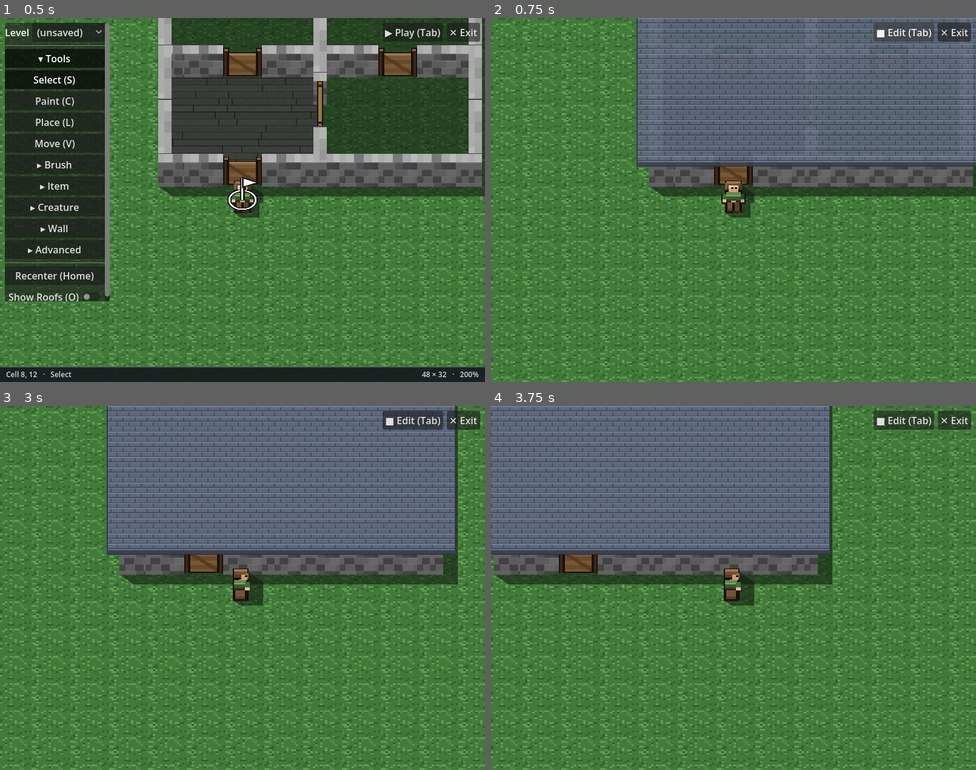
Above: before the commit, frames 1-4 (two rows, left to right).
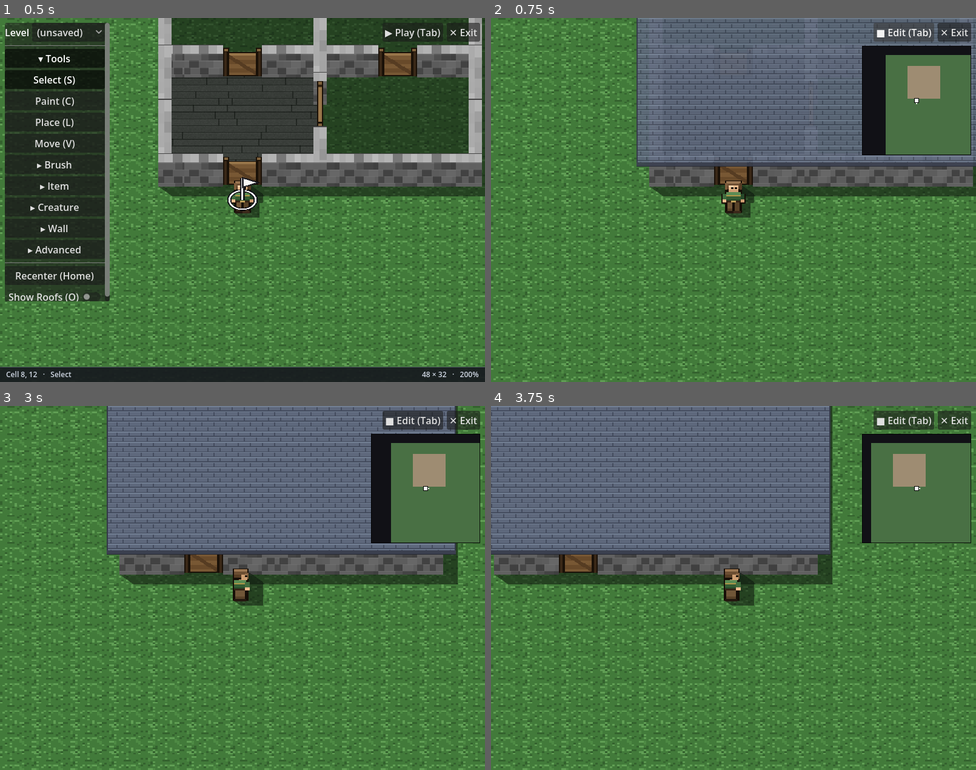
Above: after the commit, the same moments.

Repository: Malcolm-Malloy/grid-quest
Game: Godot game, scene res://main.tscn
Same seed, same stepped clock (60 frames per second), same inputs: the game is played once before the commit and once after it.
Inputs (mouse positions are in pixels of both pictures, inside the frame that each line leads up to):
- Up to frame 1 (0.5 s): no input
- Up to frame 2 (0.75 s): click "▶ Play (Tab)" at 0.5 s
- Up to frame 3 (3 s): click "■ Edit (Tab)" at 1.25 s; click "▶ Play (Tab)" at 2 s; tap Enter at 2.75 s; move the mouse to (349, 569) at 2.77 s; hold Right (ui_right) from 2.78 s (still down); tap Delete at 2.85 s; click (349, 569) at 2.92 s
- Up to frame 4 (3.75 s): release Right (ui_right) at 3.5 s; drag from (636, 606) to (709, 660) at 3.52 s

Frame 1 is identical in both runs. In frame 2, 6.8% of the frame differs, in the area x 76-99%, y 7-38%; in frame 3, 5.8%; in frame 4, 2.7%.

Commit message:
Minimap: a PLAY-mode window of the map around the player
Top-right square, 30x30 cells, scrolling with the player. Outdoors:
ground, liquids, free-standing walls/fences, the map edge, and buildings
as solid blocks. Indoors (the same notion of "inside" as the roofs):
only the current building, the outdoors greyed. Creature dots coloured
by state; Bestiary.State now holds the canonical lifecycle states.

Co-Authored-By: Claude Opus 5.5 <noreply@anthropic.com>

Diff:
--- /dev/null
+++ b/dev/test_minimap.gd
@@ -0,0 +1,73 @@
+extends "res://dev/test_case.gd"
+
+# Dev-only headless test for the Minimap (ROADMAP "Minimap"): PLAY-only, buildings as solid blocks from
+# outside, only the current building (outdoors greyed) from inside, liquids and free-standing walls as
+# boundaries, the map edge, and the baked image following the player. Text only.
+#   dev/run_tests.sh test_minimap
+
+const ROOM := Vector2i(8, 9)  # floor inside the default map's room
+const WALL := Vector2i(8, 3)  # a wall of that building
+const DOOR := Vector2i(8, 11) # the room's bottom doorway
+const OUTSIDE := Vector2i(2, 2)
+const POND := Vector2i(3, 20) # open grass on the default map, for a liquid
+const POST := Vector2i(4, 24) # open grass, for a free-standing wall
+
+func _ready() -> void:
+	var main: Node = await boot_main()
+	var mm: Minimap = main.get_node("Minimap")
+	var roofs: Roofs = main.get_node("World/Roofs")
+	var player: Player = main.get_node("World/Player")
+	var fm: FloorManager = main.get_node("World/FloorManager")
+	var obs: Obstacles = main.get_node("World/Obstacles")
+	var baked := func(c: Vector2i) -> Color: return mm._img.get_pixelv(c - mm._origin)
+	var near := func(a: Color, b: Color) -> bool: return a.is_equal_approx(b) or \
+			(absf(a.r - b.r) < 0.01 and absf(a.g - b.g) < 0.01 and absf(a.b - b.b) < 0.01)
+
+	EditorMode.set_mode(EditorMode.Mode.EDIT)
+	_check("hidden while editing", not mm.visible)
+	EditorMode.set_mode(EditorMode.Mode.PLAY)
+	_check("shown in play", mm.visible)
+
+	# outdoors: the building is one block, the rest is ground, beyond the map is off-map
+	player.position = Grid.cell_center(OUTSIDE)
+	mm._process(0.0)
+	_check("outdoors: nothing is 'inside'", mm._inside == null)
+	_check("outdoors: room floor reads as the building block", near.call(baked.call(ROOM), Minimap.BUILDING))
+	_check("outdoors: its walls are the same block (no interior detail)", near.call(baked.call(WALL), Minimap.BUILDING))
+	_check("outdoors: open grass is ground", near.call(baked.call(OUTSIDE + Vector2i(1, 0)), Minimap.GROUND))
+	_check("past the map edge is off-map", near.call(baked.call(Vector2i(-1, OUTSIDE.y)), Minimap.OFF_MAP))
+
+	# boundaries: a liquid and a free-standing wall
+	for q in Grid.quads_of(POND):
+		fm.write_quad(q, "water")
+	fm.rebuild()
+	obs.add_wall(POST)
+	MapIO.rebuild_live(MapIO.REBUILD_STRUCTURES)
+	_check("water shows as a boundary", near.call(mm.cell_color(POND, null, {}), Minimap.WATER))
+	_check("a free-standing wall shows as a wall", near.call(mm.cell_color(POST, null, {}), Minimap.WALL))
+	_check("a layout change re-bakes", mm._dirty)
+
+	# indoors: only this building, the outdoors greyed
+	player.position = Grid.cell_center(ROOM)
+	mm._process(0.0)
+	_check("indoors: inside the room's building", mm._inside != null and mm._inside == roofs.piece_at(ROOM))
+	_check("indoors: floor", near.call(baked.call(ROOM), Minimap.IN_FLOOR))
+	_check("indoors: wall", near.call(baked.call(WALL), Minimap.IN_WALL))
+	_check("indoors: door", near.call(baked.call(DOOR), Minimap.IN_DOOR))
+	_check("indoors: the outdoors greys out", near.call(baked.call(OUTSIDE), Minimap.GREYED))
+	var before := mm._origin
+	player.position = Grid.cell_center(ROOM + Vector2i(1, 0))
+	mm._process(0.0)
+	_check("the image follows the player", mm._origin == before + Vector2i(1, 0))
+
+	# every creature state has a dot colour; creatures start wild
+	var all_coloured := true
+	for s in Bestiary.State.values():
+		all_coloured = all_coloured and Bestiary.STATE_COLORS.has(s)
+	_check("every creature state has a minimap colour", all_coloured)
+	var marker: Node2D = load("res://world/creature_marker.gd").new()
+	_check("a creature starts wild", marker.state == Bestiary.State.WILD)
+	marker.free()
+
+	EditorMode.set_mode(EditorMode.Mode.EDIT)
+	finish()
--- /dev/null
+++ b/dev/test_minimap.tscn
@@ -0,0 +1,6 @@
+[gd_scene format=3]
+
+[ext_resource type="Script" path="res://dev/test_minimap.gd" id="1"]
+
+[node name="TestMinimap" type="Node"]
+script = ExtResource("1")
--- a/main.tscn
+++ b/main.tscn
@@ -20,6 +20,7 @@
 [ext_resource type="Script" path="res://world/creatures.gd" id="18"]
 [ext_resource type="Script" path="res://world/room_topology.gd" id="19"]
 [ext_resource type="Script" path="res://world/roofs.gd" id="20"]
+[ext_resource type="Script" path="res://ui/minimap.gd" id="21"]
 
 [node name="Main" type="Node2D"]
 
@@ -94,3 +95,6 @@
 
 [node name="StatusBar" type="CanvasLayer" parent="."]
 script = ExtResource("17")
+
+[node name="Minimap" type="CanvasLayer" parent="."]
+script = ExtResource("21")
--- a/systems/bestiary.gd
+++ b/systems/bestiary.gd
@@ -41,6 +41,20 @@
 
 # How a creature is authored onto the map (ROADMAP "Creature placement in the editor": all three).
 # SPAWN_POINT and INSTANCE are single-cell records and are built; ZONE needs region storage plus a
+# A creature's lifecycle state (Design/creature-states.md, the canonical glossary): Wild -> Subdued ->
+# Entranced (a held stone forces it) <-> Contained (parked in a paddock) -> ... Loyal (domesticated). Each
+# has the colour the minimap marks it with. Only WILD is live: fighting, capture and domestication are
+# still ahead in Phase C, so every creature starts (and for now stays) wild. The minimap already colours
+# by state, so the others show correctly the day they exist.
+enum State { WILD, SUBDUED, ENTRANCED, CONTAINED, LOYAL }
+const STATE_COLORS := {
+	State.WILD: Color(0.93, 0.26, 0.22),
+	State.SUBDUED: Color(0.96, 0.62, 0.20),
+	State.ENTRANCED: Color(0.72, 0.42, 0.95),
+	State.CONTAINED: Color(0.95, 0.85, 0.30),
+	State.LOYAL: Color(0.30, 0.85, 0.40),
+}
+
 # spawn timer/cap and is deliberately left for later, per that section's own build-order note.
 const SPAWN_POINT := "spawn"   # a spot that spawns this creature at play start, then it roams (AI: Phase C)
 const INSTANCE := "instance"   # this exact creature, exactly here: scripted / boss / unique / quest
--- /dev/null
+++ b/ui/minimap.gd
@@ -0,0 +1,159 @@
+class_name Minimap
+extends CanvasLayer
+
+# The PLAY-mode minimap (ROADMAP "Minimap"): a square window of the map around the player, top-right
+# under the Play/Exit buttons. It shows boundaries and nearby life, not everything:
+#
+#   Outdoors: the ground, liquids (rivers, lava), free-standing walls and fences, the map's edge, and
+#             every building as one solid block (no interior walls).
+#   Indoors:  only the building you are in, its rooms, walls and doors; everything outside greys out.
+#
+# "A building" and "inside" mean exactly what they mean for roofs (Roofs.piece_at / buildings()), so the
+# minimap switches to the interior at the same moment the roof fades. A fenced pen is not a building, so
+# standing in a paddock keeps the outdoor view.
+#
+# Creatures in the window are dots coloured by their state (Bestiary.STATE_COLORS); indoors, only the
+# ones inside with you. The player is the white dot in the centre, with a nub showing which way they face.
+#
+# The terrain is baked to a tiny image (one pixel per cell) whenever the player changes cell or the layout
+# changes, and drawn scaled up; only the dots are drawn every frame. The window scrolls smoothly with the
+# player's exact position, not in whole-cell jumps.
+
+const VIEW := 30          # cells across the window
+const PX := 6             # screen pixels per cell
+const SIZE := VIEW * PX
+const BAKE := VIEW + 2    # cells across the baked image: one spare ring for the sub-cell scroll
+const TOP := 46           # clear of the Play/Exit row above it
+const MARGIN := 8
+
+const OFF_MAP := Color(0.07, 0.07, 0.09)
+const GROUND := Color(0.29, 0.44, 0.27)
+const WATER := Color(0.24, 0.45, 0.78)
+const LAVA := Color(0.88, 0.36, 0.14)
+const WALL := Color(0.80, 0.80, 0.78)    # a free-standing wall or fence, outdoors
+const BUILDING := Color(0.62, 0.55, 0.45)
+const IN_FLOOR := Color(0.78, 0.74, 0.66)
+const IN_WALL := Color(0.24, 0.24, 0.27)
+const IN_DOOR := Color(0.62, 0.42, 0.22)
+const GREYED := Color(0.30, 0.30, 0.32)  # the outdoors, seen from inside
+const BORDER := Color(0.0, 0.0, 0.0, 0.85)
+const PLAYER := Color(1, 1, 1)
+const LIQUID_COLORS := {"water": WATER, "lava": LAVA}
+
+@onready var _player: Player = get_node("../World/Player")
+@onready var _topo: RoomTopology = get_node("../World/RoomTopology")
+@onready var _roofs: Roofs = get_node("../World/Roofs")
+@onready var _grid: GridBackground = get_node("../World/GridBackground")
+@onready var _fm: FloorManager = get_node("../World/FloorManager")
+
+var _view: Control
+var _img: Image                       # the last bake, one pixel per cell (kept for reads; the GPU copy is _tex)
+var _tex: ImageTexture
+var _origin := Vector2i.ZERO          # the cell at the baked image's top-left pixel
+var _baked_at := Grid.INVALID_CELL    # the player cell the image was baked for
+var _inside: Roofs.RoofPiece          # the building the image was baked for (null = outdoors)
+var _dirty := true                    # the layout changed since the last bake
+
+func _ready() -> void:
+	layer = 8 # with the status bar: above the world, below the mode toggle
+	_view = Control.new()
+	_view.set_anchors_preset(Control.PRESET_TOP_RIGHT)
+	_view.offset_left = -MARGIN - SIZE
+	_view.offset_right = -MARGIN
+	_view.offset_top = TOP
+	_view.offset_bottom = TOP + SIZE
+	_view.clip_contents = true
+	_view.texture_filter = CanvasItem.TEXTURE_FILTER_NEAREST
+	_view.mouse_filter = Control.MOUSE_FILTER_IGNORE
+	_view.draw.connect(_draw_view)
+	add_child(_view)
+	_topo.rebuilt.connect(_mark_dirty)
+	EditorMode.changed.connect(func(_m: int) -> void:
+		_mark_dirty()
+		_refresh_visible())
+	_refresh_visible()
+
+func _mark_dirty() -> void:
+	_dirty = true
+
+func _refresh_visible() -> void:
+	visible = EditorMode.is_play()
+
+func _process(_delta: float) -> void:
+	if not visible:
+		return
+	var pc := Grid.cell_of(_player.position)
+	if _dirty or pc != _baked_at or _roofs.piece_at(pc) != _inside:
+		_bake(pc)
+	_view.queue_redraw()
+
+# what the minimap shows at cell `c`, given the building the player is in (null = outdoors)
+func cell_color(c: Vector2i, inside: Roofs.RoofPiece, buildings: Dictionary) -> Color:
+	if not _grid.cell_present(c.x, c.y):
+		return OFF_MAP
+	if inside != null:
+		if not inside.cells.has(c):
+			return GREYED
+		if _topo.is_wall(c):
+			return IN_WALL
+		return IN_DOOR if _topo.is_door(c) else IN_FLOOR
+	if buildings.has(c):
+		return BUILDING
+	if _topo.is_wall(c):
+		return WALL
+	for q in Grid.quads_of(c):
+		var mat := _fm.material_at(q)
+		if LIQUID_COLORS.has(mat):
+			return LIQUID_COLORS[mat]
+	return GROUND
+
+# bake one pixel per cell for a BAKE-cell square around `pc`: the spare ring covers the sub-cell scroll,
+# so the window's edge never shows a gap
+func _bake(pc: Vector2i) -> void:
+	_dirty = false
+	_baked_at = pc
+	_inside = _roofs.piece_at(pc)
+	var buildings := {}
+	if _inside == null:
+		for b in _roofs.buildings():
+			buildings.merge(b)
+	_origin = pc - Vector2i(BAKE, BAKE) / 2
+	_img = Image.create(BAKE, BAKE, false, Image.FORMAT_RGBA8)
+	for x in BAKE:
+		for y in BAKE:
+			_img.set_pixel(x, y, cell_color(_origin + Vector2i(x, y), _inside, buildings))
+	if _tex != null:
+		_tex.update(_img)
+	else:
+		_tex = ImageTexture.create_from_image(_img)
+
+# where World point `p` lands in the window (the player's exact position is the centre)
+func _to_view(p: Vector2) -> Vector2:
+	return (p - _player.position) / Grid.CELL * PX + Vector2(SIZE, SIZE) / 2.0
+
+func _draw_view() -> void:
+	if _tex == null:
+		return
+	var top_left := _to_view(Vector2(_origin * Grid.CELL))
+	_view.draw_texture_rect(_tex, Rect2(top_left, _tex.get_size() * PX), false)
+	# creatures: indoors, only the ones in here with you
+	var bounds := Rect2(Vector2.ZERO, Vector2(SIZE, SIZE))
+	for n in get_tree().get_nodes_in_group("creatures"):
+		var cm := n as Node2D
+		if cm == null or not cm.visible:
+			continue
+		if _inside != null and not _inside.cells.has(Grid.cell_of(cm.position)):
+			continue
+		var at := _to_view(cm.position)
+		if not bounds.has_point(at):
+			continue
+		var state: int = cm.get("state") if cm.get("state") != null else Bestiary.State.WILD
+		_view.draw_rect(Rect2(at - Vector2(3, 3), Vector2(6, 6)), Color.BLACK)
+		_view.draw_rect(Rect2(at - Vector2(2, 2), Vector2(4, 4)), Bestiary.STATE_COLORS[state])
+	# the player, with a nub on the side they face
+	var c := Vector2(SIZE, SIZE) / 2.0
+	_view.draw_rect(Rect2(c - Vector2(4, 4), Vector2(8, 8)), Color.BLACK)
+	_view.draw_rect(Rect2(c - Vector2(3, 3), Vector2(6, 6)), PLAYER)
+	var nub: Vector2 = [Vector2(0, 5), Vector2(0, -5), Vector2(-5, 0), Vector2(5, 0)][_player.facing]
+	_view.draw_rect(Rect2(c + nub - Vector2(1, 1), Vector2(2, 2)), PLAYER)
+	_view.draw_rect(bounds, BORDER, false, 2.0)
--- a/world/creature_marker.gd
+++ b/world/creature_marker.gd
@@ -36,6 +36,7 @@
 var kind := "spawn"
 var id := ""
 var blocks := true
+var state := Bestiary.State.WILD # not saved yet: nothing changes it until capture (Phase C)
 
 var _t := 0.0
 
Not shown, added: dev/test_minimap.gd.uid
Not shown: 1 places in main.tscn that only renumber resources
Not shown, added: ui/minimap.gd.uid
Not shown, changed: ROADMAP.md
